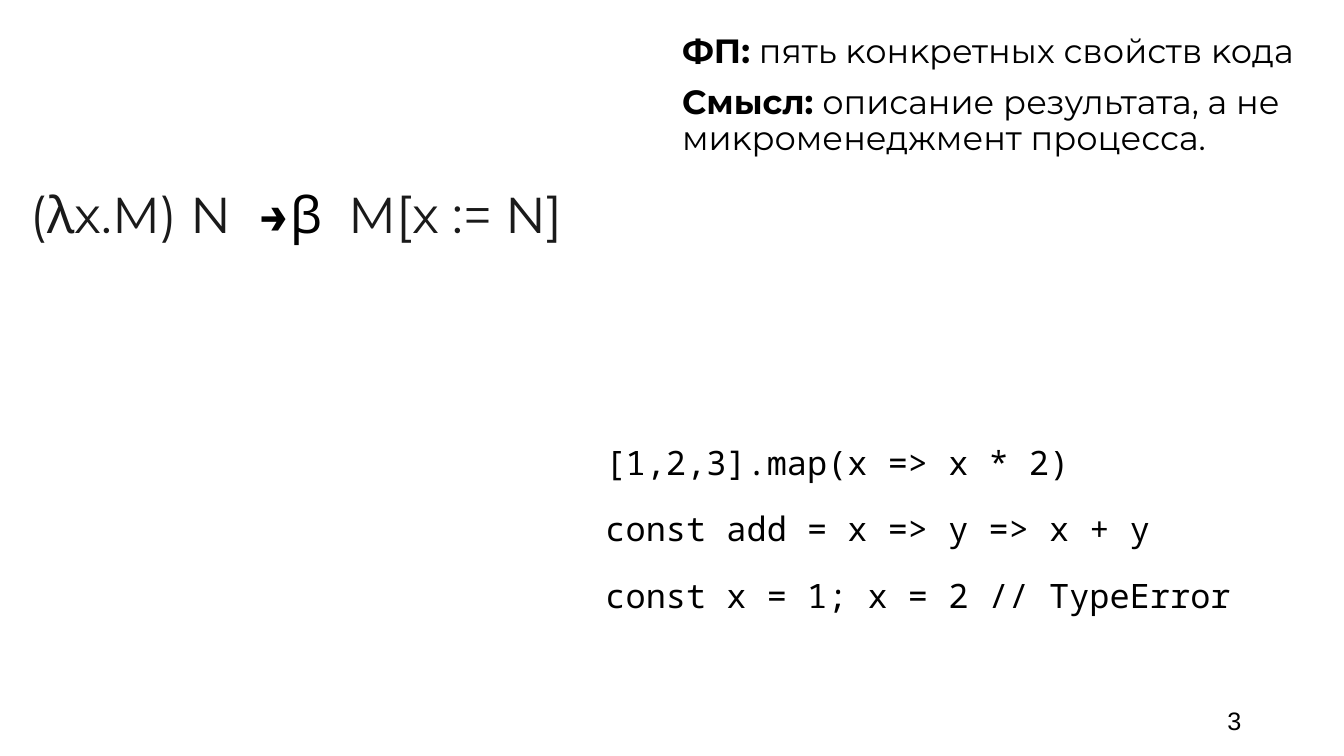
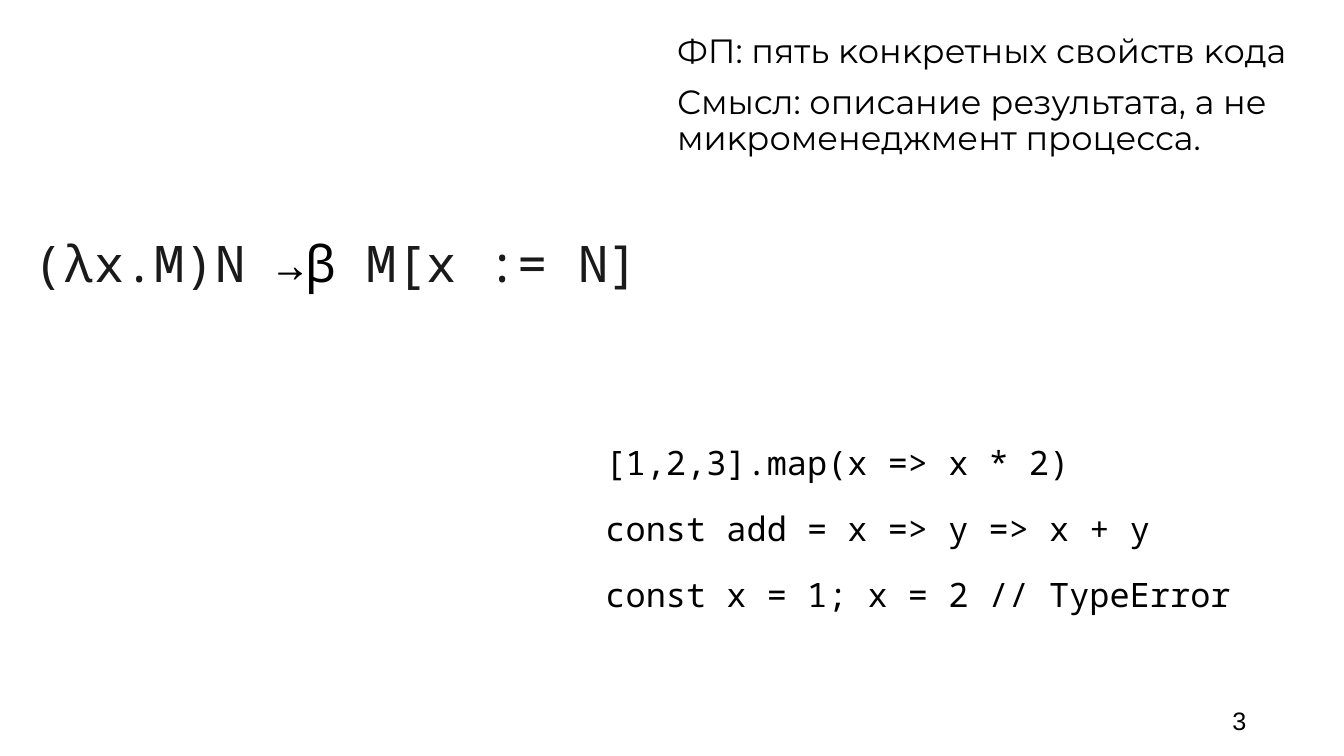
Before and after one commit to argent-smith/presentations, a slide deck: slide 3 of FP_Talk_2026/nastachku/presentation.pptx. Drawn at 1344x756 pixels with LibreOffice and Linux fonts; fonts in the diff are those of the drawing; background and template pictures are left out. Boxes give left, top, right and bottom in pixels: in the first picture for what was removed or moved away, otherwise in the second. Text is boxed around its words. In the diff, an @@ line names an element or a change of style, - is before the commit and + after.

```diff
--- a/FP_Talk_2026/nastachku/presentation.pptx
+++ b/FP_Talk_2026/nastachku/presentation.pptx
@@ text "ФП: пять ĸонĸретных свойств ĸода" at <box>677,38,1287,157</box>: bold off in "ФП:", "Смысл:" @@
@@ text at <box>34,243,638,294</box>: text changed; font Montserrat to Noto Sans Mono @@
-(λx.M) N →β M[x := N]
+(λx.M)N →β M[x := N]
@@ page number: place and size @@
-page number at <box>1227,712,1241,731</box>
+page number at <box>1232,712,1246,731</box>
```
Also in this commit, not shown: 16 other slides changed, 42 slides added, 34 slides removed, 13 other files.
